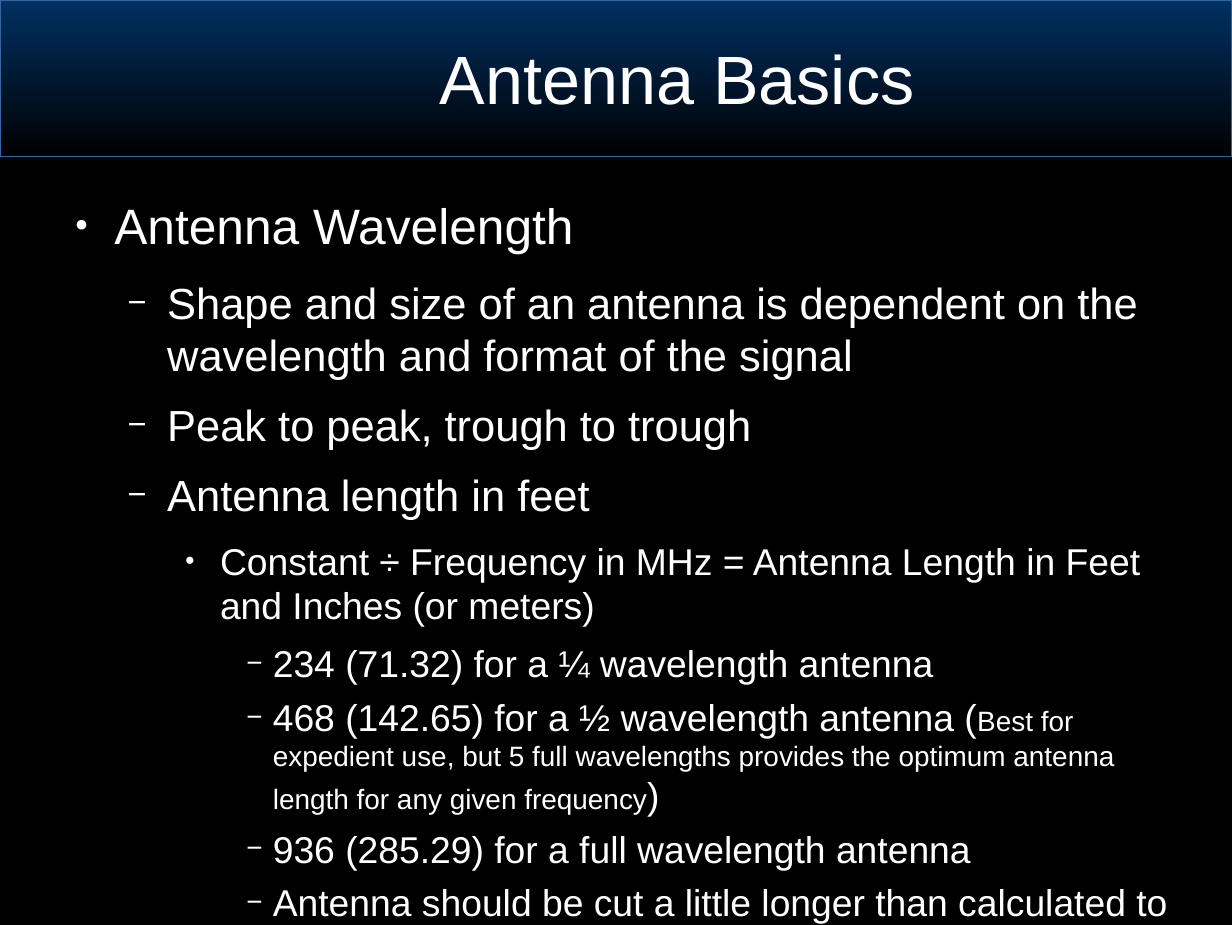
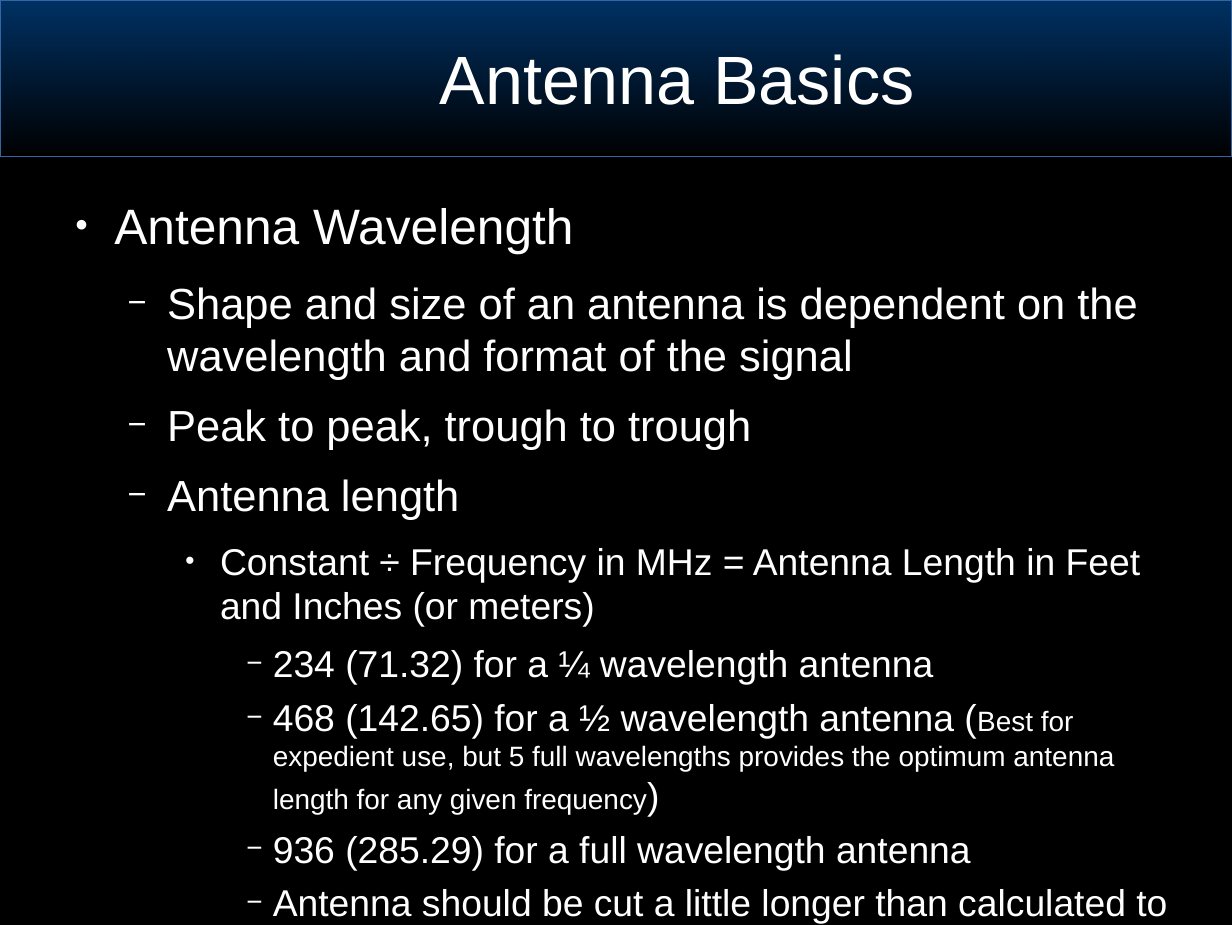
Before and after one commit to joeblankenship1/BRW_ANT_CLASS, a slide deck: slide 14 of BasicSignalsConcepts.odp. Drawn at 1232x925 pixels with LibreOffice and Linux fonts; fonts in the diff are those of the drawing; background and template pictures are left out. Boxes give left, top, right and bottom in pixels: in the first picture for what was removed or moved away, otherwise in the second. Text is boxed around its words. In the diff, an @@ line names an element or a change of style, - is before the commit and + after.

Commit message:
updates

```diff
--- a/BasicSignalsConcepts.odp
+++ b/BasicSignalsConcepts.odp
@@ text at box(167, 479, 459, 520): text changed @@
-  − Antenna length in feet
+  − Antenna length
```
Also in this commit, not shown: 1 other slide changed.
